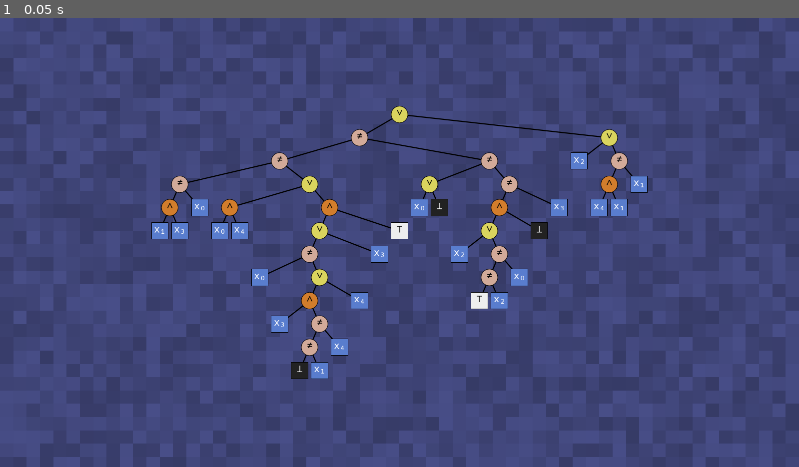
Above: before the commit, frame 1.
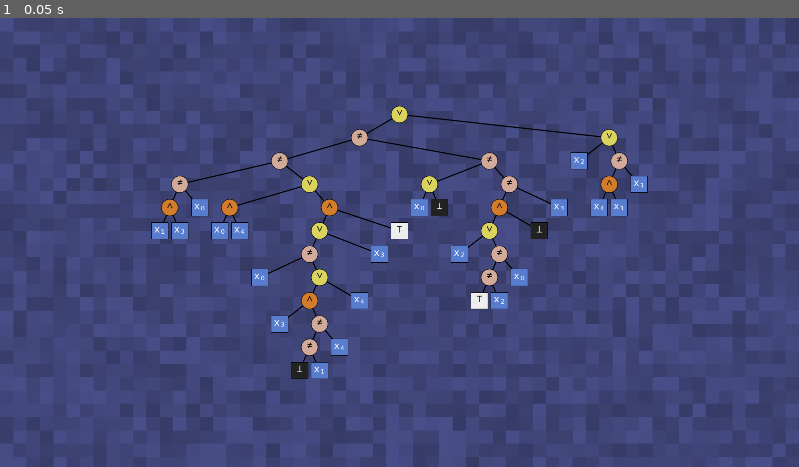
Above: after the commit, the same moment.

Repository: tangentstorm/fnarbmlyx
Game: Godot game, scene res://ASTNodeDemo.tscn
Same seed, same stepped clock (60 frames per second), same inputs: the game is played once before the commit and once after it. This scene is started directly instead of the project's main scene.
Inputs:
- Up to frame 1 (0.05 s): no input

The runs differ from the first frame. In frame 1, 7.3% of the frame differs, in the area x 0-100%, y 0-100%.

Commit message:
ShadedGrid: parameterize cell_size and rng_seed

Diff:
--- a/ShadedGrid.gd
+++ b/ShadedGrid.gd
@@ -1,12 +1,19 @@
 tool extends ColorRect
 
-const cellSize = Vector2(32, 32)
+export var cell_size : Vector2 = Vector2(32, 32)
+export var rng_seed : int = 82076 setget set_seed
+var rng = RandomNumberGenerator.new()
+
+func set_seed(v):
+	rng_seed = v
+	rng.seed = v
+	update()
 
 func _draw():
 	var xy = Vector2.ZERO
 	while xy.y < rect_size.y:
 		xy.x = 0
 		while xy.x < rect_size.x:
-			draw_rect(Rect2(xy, cellSize), Color(int(rand_range(0,64))))
-			xy.x += cellSize.x
-		xy.y += cellSize.y
+			draw_rect(Rect2(xy, cell_size), Color(rng.randi_range(0,64)))
+			xy.x += cell_size.x
+		xy.y += cell_size.y
